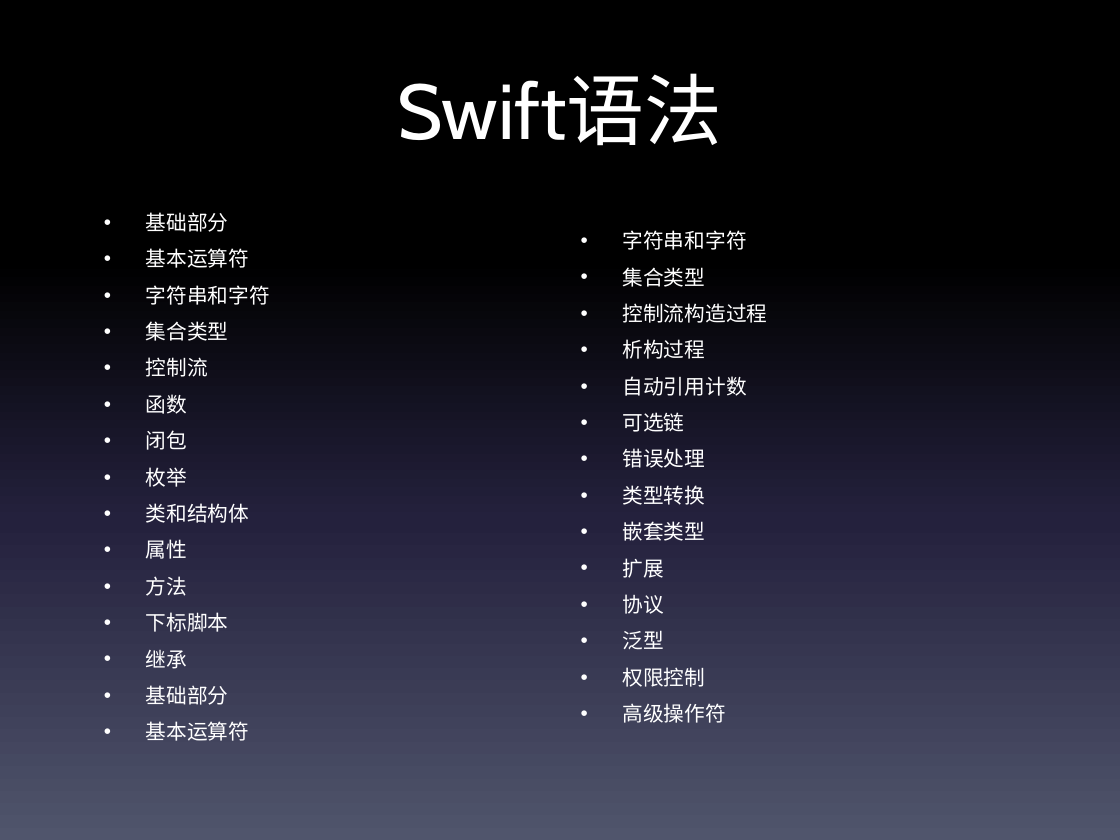
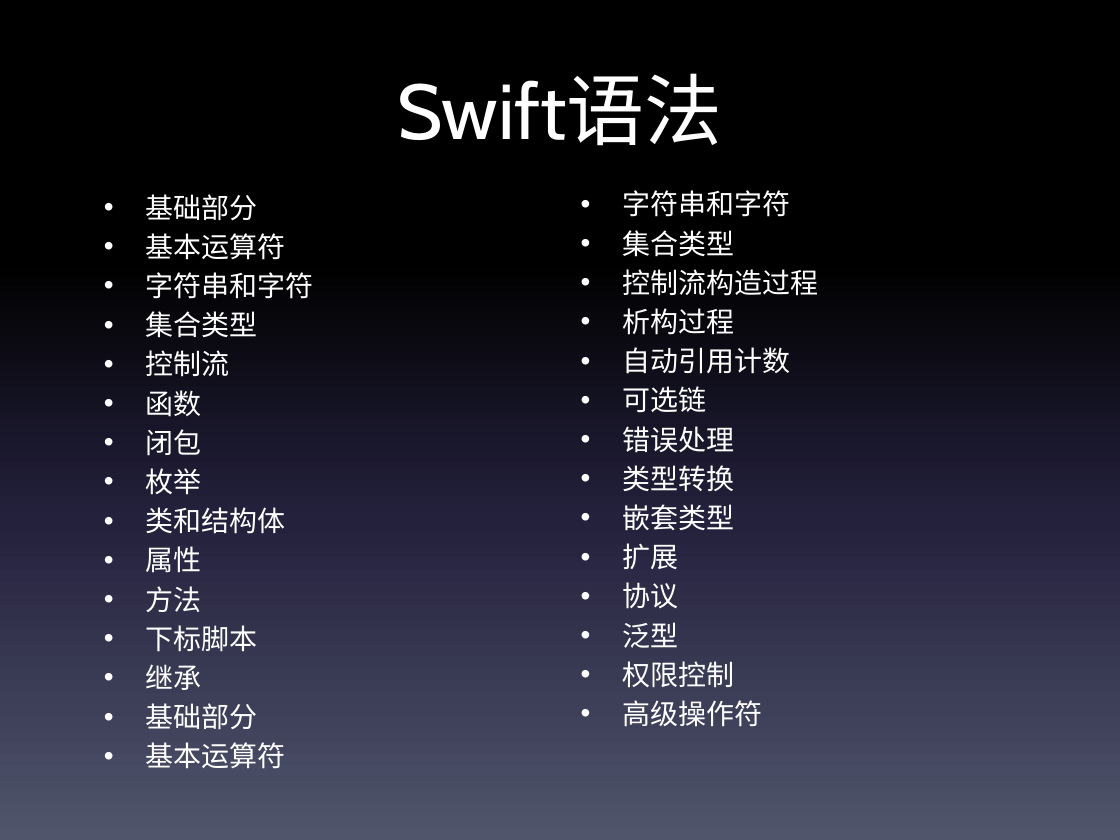
Before and after one commit to TheLittleBoy/swift-, a slide deck: slide 5 of swift.pptx. Drawn at 1120x840 pixels with LibreOffice and Linux fonts; fonts in the diff are those of the drawing. Boxes give left, top, right and bottom in pixels: in the first picture for what was removed or moved away, otherwise in the second. Text is boxed around its words. In the diff, an @@ line names an element or a change of style, - is before the commit and + after.

```diff
--- a/swift.pptx
+++ b/swift.pptx
@@ text "基础部分" at [146, 194, 314, 769]: size 13.3 to 18 pt; line spacing 1.3 to 1 @@
@@ text "基础部分": place and size @@
-text "基础部分" at [146, 212, 270, 741]
+text "基础部分" at [146, 194, 314, 769]
@@ text "字符串和字符": place and size @@
-text "字符串和字符" at [623, 230, 768, 723]
+text "字符串和字符" at [623, 190, 819, 727]
@@ text "字符串和字符" at [623, 190, 819, 727]: size 13.3 to 18 pt; line spacing 1.3 to 1 @@
```
Also in this commit, not shown: 1 other slide changed, 26 slides added, 1 other file.
